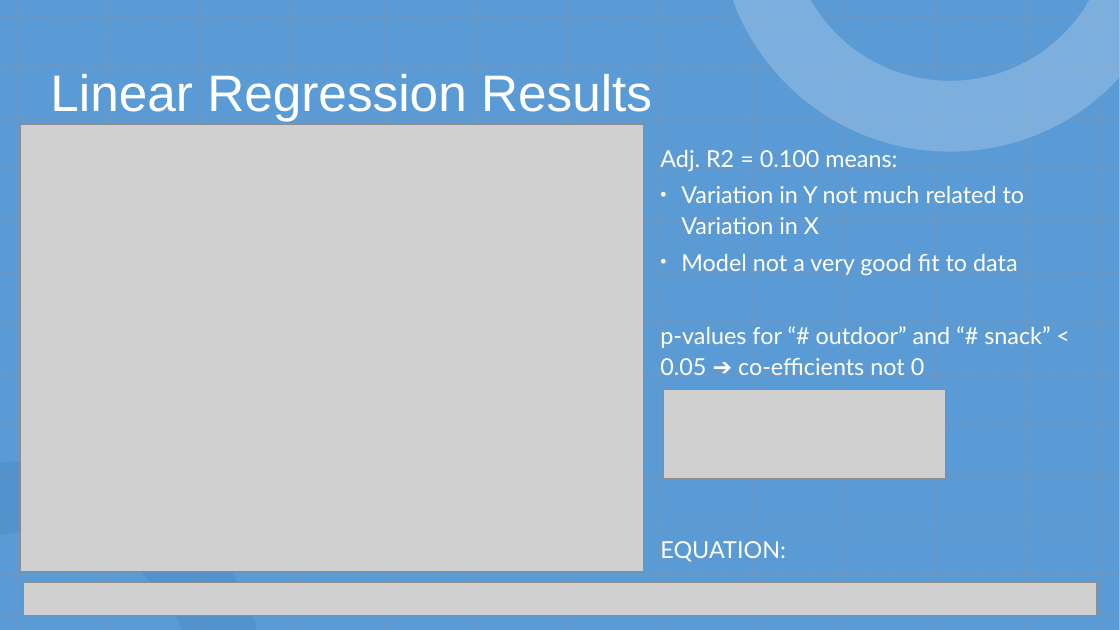
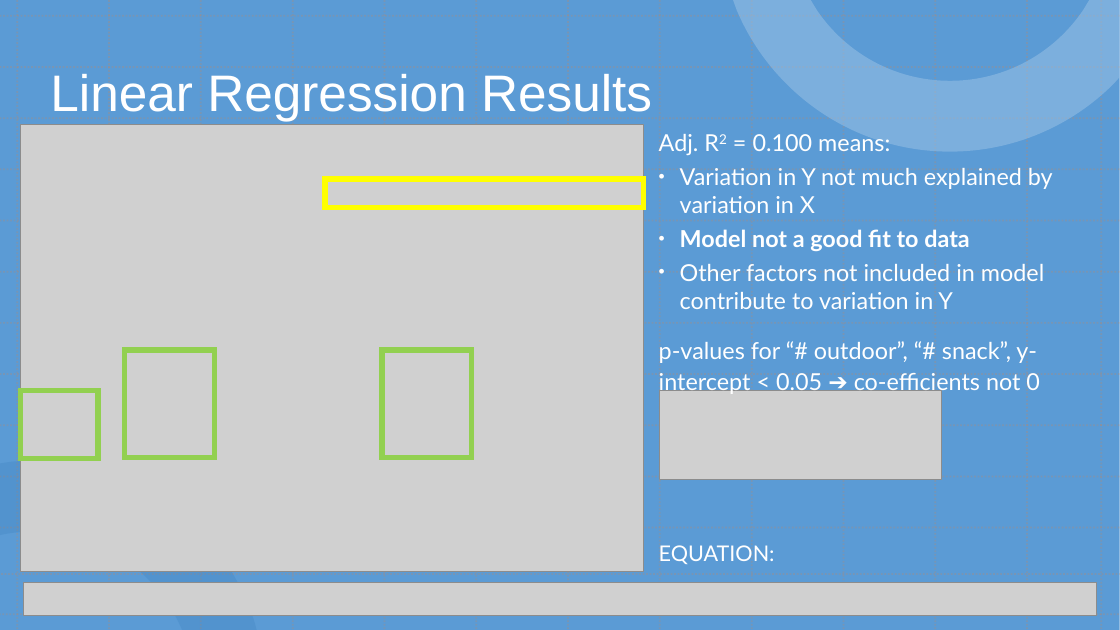
Before and after one commit to jtwleung/Project-Statistical-Modelling-with-Python, a slide deck: slide 12 of Statistical Modeling with Python.pptx (slide 11 before the commit). Drawn at 1120x630 pixels with LibreOffice and Linux fonts; fonts in the diff are those of the drawing; grey boxes stand for pictures. Boxes give left, top, right and bottom in pixels: in the first picture for what was removed or moved away, otherwise in the second. Text is boxed around its words. In the diff, an @@ line names an element or a change of style, - is before the commit and + after.

```diff
--- a/Statistical Modeling with Python.pptx
+++ b/Statistical Modeling with Python.pptx
@@ text "Adj. R2 = 0.100 means:": place and size @@
-text "Adj. R2 = 0.100 means:" at [660,150,1050,562]
+text "Adj. R2 = 0.100 means:" at [659,134,1053,309]
@@ text at [659,134,890,155]: now superscript in "R2"; line spacing 1.1 to 1 @@
@@ rectangle added at [325,179,644,208], outline #FFFF00 4.5 pt @@
@@ text at [680,168,1053,309]: text changed @@
-    • Variation in Y not much related to Variation in X
-    • Model not a very good fit to data
-    p-values for “# outdoor” and “# snack” < 0.05 ➔ co-efficients not 0
-    EQUATION:
+    • Variation in Y not much explained by variation in X
+    • Model not a good fit to data
+    • Other factors not included in model contribute to variation in Y
@@ rectangle added at [124,350,214,458], outline #92D050 4.5 pt @@
@@ rectangle added at [382,350,472,458], outline #92D050 4.5 pt @@
@@ text added at [659,341,1040,395], 20 pt, text #FFFFFF @@
+    p-values for “# outdoor”, “# snack”, y-intercept < 0.05 ➔ co-efficients not 0
@@ rectangle added at [20,391,97,459], outline #92D050 4.5 pt @@
@@ picture: place and size @@
-picture at [664,389,945,478]
+picture at [660,391,941,480]
@@ text added at [659,545,775,564], 18.5 pt, text #FFFFFF @@
+    EQUATION:
```
Also in this commit, not shown: 7 other slides changed, 2 slides added, 1 other file.
